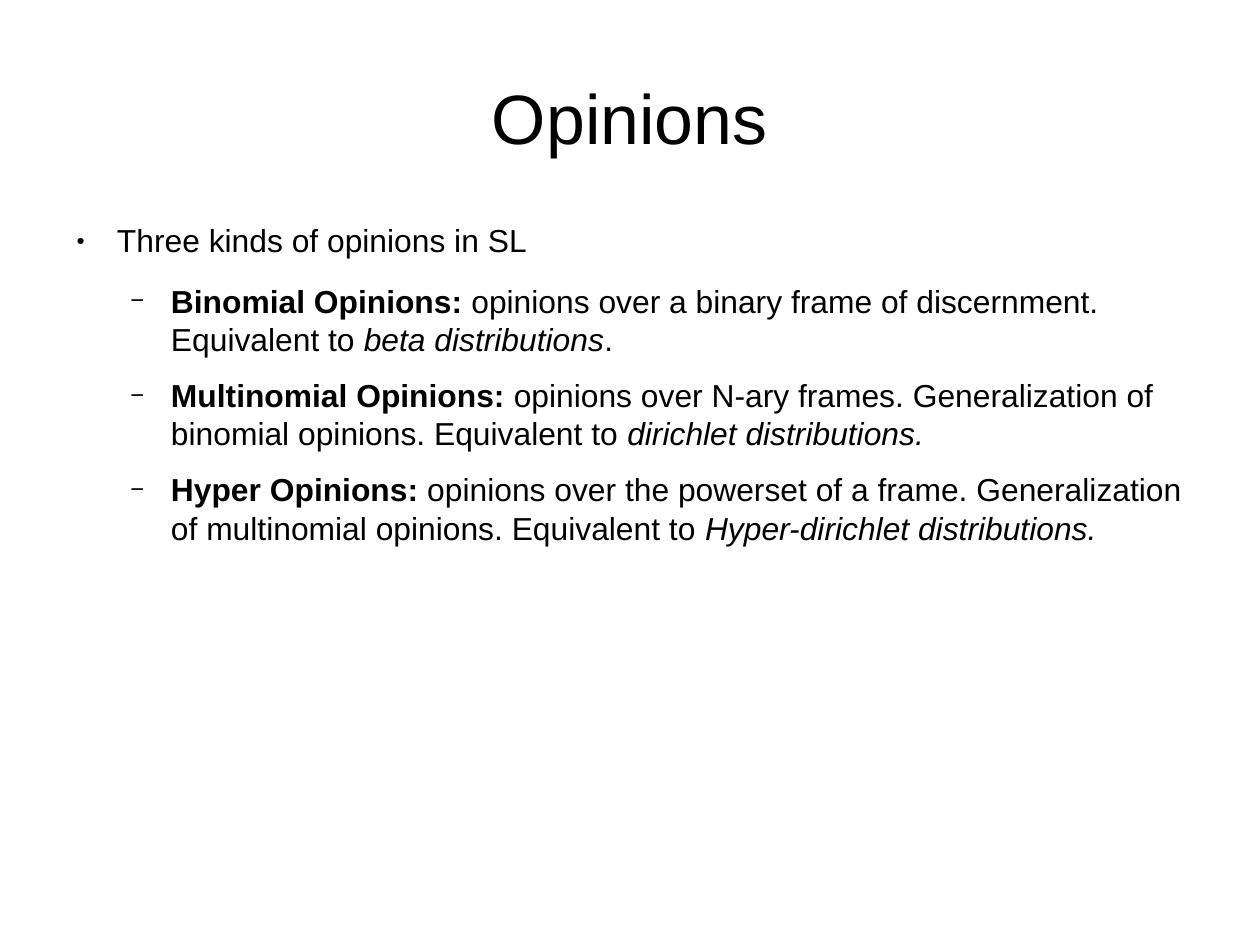
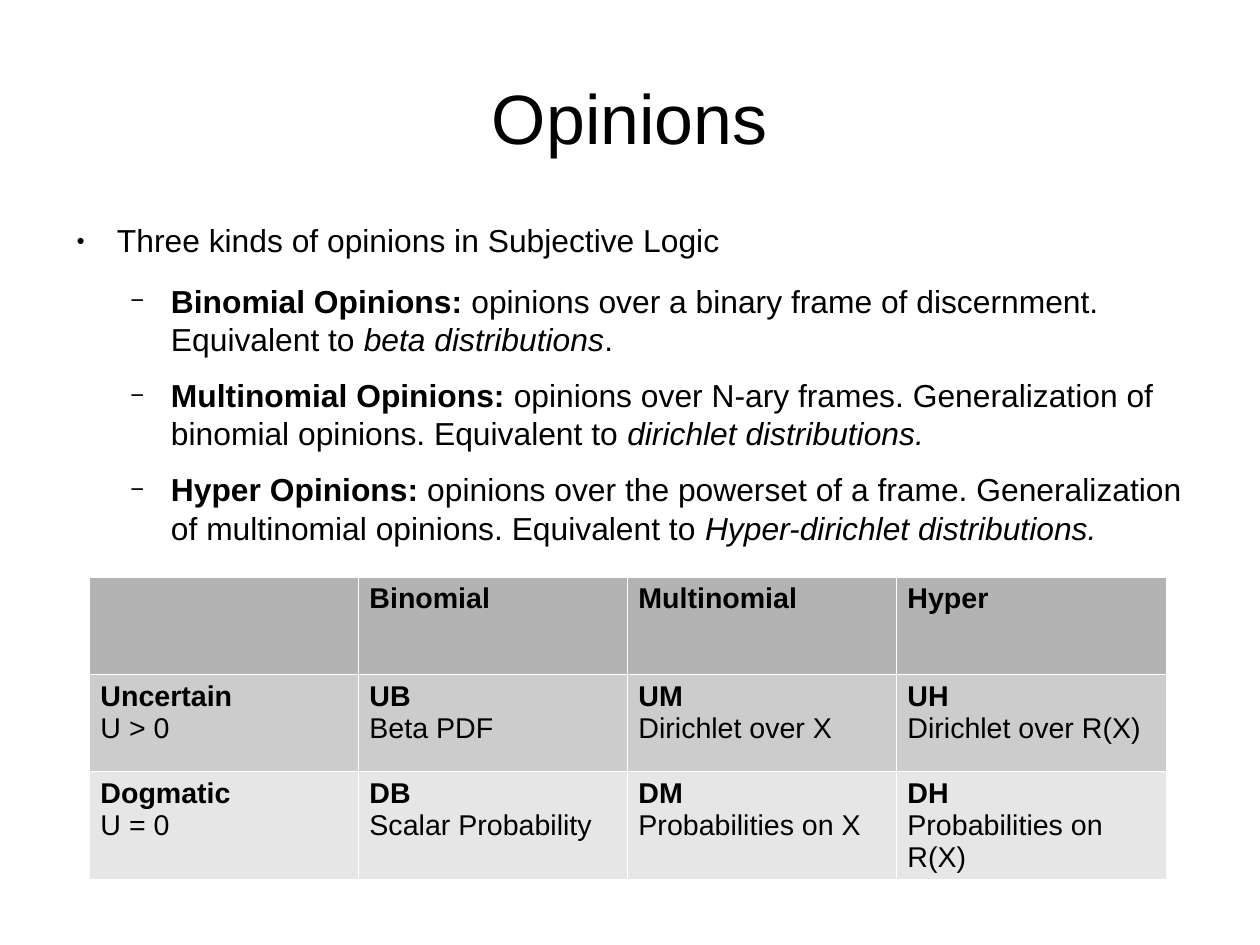
Before and after one commit to bstamour/SLHS, a slide deck: slide 15 of docs/proposal-from-bob.odp (slide 16 before the commit). Drawn at 1260x945 pixels with LibreOffice and Linux fonts; fonts in the diff are those of the drawing. Boxes give left, top, right and bottom in pixels: in the first picture for what was removed or moved away, otherwise in the second. Text is boxed around its words. In the diff, an @@ line names an element or a change of style, - is before the commit and + after.

```diff
--- a/docs/proposal-from-bob.odp
+++ b/docs/proposal-from-bob.odp
@@ text at box(117, 229, 719, 258): text changed @@
-● Three kinds of opinions in SL
+● Three kinds of opinions in Subjective Logic
@@ table added at box(89, 577, 1165, 879), 3 rows, 4 columns @@
+ | Binomial | Multinomial | Hyper
+Uncertain / U > 0 | UB / Beta PDF | UM / Dirichlet over X | UH / Dirichlet over R(X)
+Dogmatic / U = 0 | DB / Scalar Probability | DM Probabilities on X | DH / Probabilities on R(X)
```
Also in this commit, not shown: 8 other slides changed, 3 slides removed, 1 other file.
